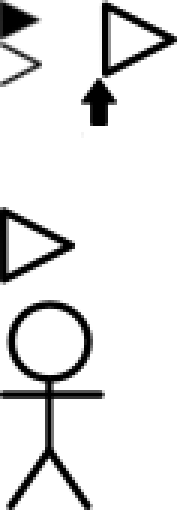
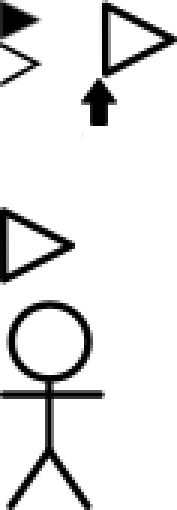
Comparing the layer stacks of the two 177 x 510 images. Changes:
painted on "Capa pegada #1" over [0, 42, 42, 87]
